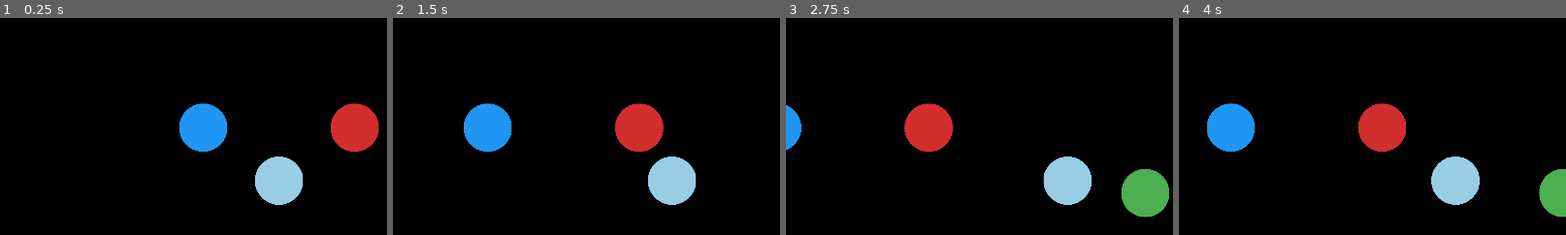
Above: before the commit, frames 1-4 (left to right).
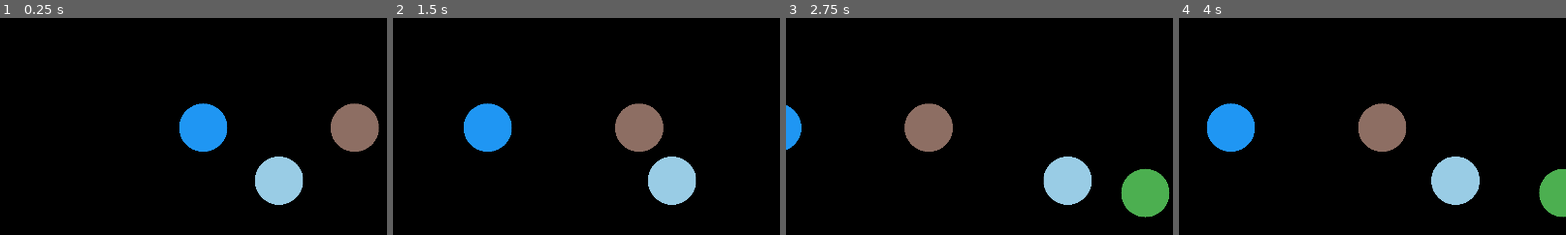
Above: after the commit, the same moments.

Repository: unfrgivn/wilds-of-cloverhollow
Game: Godot game, scene res://game/bootstrap/Main.tscn
Same seed, same stepped clock (60 frames per second), same inputs: the game is played once before the commit and once after it.
Inputs (mouse positions are % of the whole screen's width and height, from its top left):
- Up to frame 1 (0.25 s): no input
- Up to frame 2 (1.5 s): tap Enter at 0.5 s; move the mouse to (72, 45) at 0.52 s; hold D (move_right) 0.53-1.25 s; hold E (interact) 0.53-1.25 s; click (72, 45) at 0.67 s; drag from (30, 55) to (45, 70) at 1.27 s
- Up to frame 3 (2.75 s): move the mouse to (60, 28) at 2.02 s; hold D (move_right) from 2.03 s (still down); hold E (interact) from 2.03 s (still down)
- Up to frame 4 (4 s): release D (move_right) at 2.75 s; release E (interact) at 2.75 s; drag from (45, 70) to (20, 35) at 2.77 s; move the mouse to (80, 65) at 3.52 s; hold A (move_left) from 3.53 s (still down); hold E (interact) from 3.53 s (still down)
The pictures show only the part of the screen within x 14-64%, y 10-60%; the shares and areas given below are measured in that part.

The runs differ from the first frame. In frame 1, 2.2% of the frame differs, in the area x 85-98%, y 39-62%; in frame 2, 2.2%, in the area x 57-70%, y 39-62%; in frame 3, 2.2%; in frame 4, 2.2%.

Commit message:
Milestone 26: style-lock hero art pack

Diff:
--- /dev/null
+++ b/art/exports/models/buildings/facade_town_hall/facade_town_hall.tscn
@@ -0,0 +1,98 @@
+[gd_scene load_steps=17 format=3]
+
+[sub_resource type="BoxMesh" id="BoxMesh_vcrw1"]
+size = Vector3(14, 6, 6)
+
+[sub_resource type="StandardMaterial3D" id="StandardMaterial3D_5spa3"]
+specular_mode = 2
+albedo_color = Color(0.61960787, 0.61960787, 0.61960787, 1)
+
+[sub_resource type="BoxMesh" id="BoxMesh_6554q"]
+size = Vector3(14, 1.5, 6)
+
+[sub_resource type="StandardMaterial3D" id="StandardMaterial3D_t878u"]
+specular_mode = 2
+albedo_color = Color(0.827451, 0.18431373, 0.18431373, 1)
+
+[sub_resource type="BoxMesh" id="BoxMesh_n2jfa"]
+size = Vector3(2.8, 3.2, 0.5)
+
+[sub_resource type="StandardMaterial3D" id="StandardMaterial3D_jqyl5"]
+specular_mode = 2
+albedo_color = Color(0.3647059, 0.2509804, 0.21568628, 1)
+
+[sub_resource type="BoxMesh" id="BoxMesh_3x7nq"]
+size = Vector3(2.2, 2.2, 0.4)
+
+[sub_resource type="StandardMaterial3D" id="StandardMaterial3D_tfxfx"]
+specular_mode = 2
+albedo_color = Color(0.12941177, 0.5882353, 0.9529412, 1)
+
+[sub_resource type="BoxMesh" id="BoxMesh_yxavd"]
+size = Vector3(2.2, 2.2, 0.4)
+
+[sub_resource type="StandardMaterial3D" id="StandardMaterial3D_1o1q6"]
+specular_mode = 2
+albedo_color = Color(0.12941177, 0.5882353, 0.9529412, 1)
+
+[sub_resource type="BoxMesh" id="BoxMesh_sknlx"]
+size = Vector3(6.5, 0.8, 0.4)
+
+[sub_resource type="StandardMaterial3D" id="StandardMaterial3D_bo3om"]
+specular_mode = 2
+albedo_color = Color(1, 0.92156863, 0.23137255, 1)
+
+[sub_resource type="BoxMesh" id="BoxMesh_aagio"]
+size = Vector3(0.6, 3.2, 0.6)
+
+[sub_resource type="StandardMaterial3D" id="StandardMaterial3D_2ela4"]
+specular_mode = 2
+albedo_color = Color(0.7411765, 0.7411765, 0.7411765, 1)
+
+[sub_resource type="BoxMesh" id="BoxMesh_c02hv"]
+size = Vector3(0.6, 3.2, 0.6)
+
+[sub_resource type="StandardMaterial3D" id="StandardMaterial3D_rrfjq"]
+specular_mode = 2
+albedo_color = Color(0.7411765, 0.7411765, 0.7411765, 1)
+
+[node name="facade_town_hall" type="Node3D"]
+
+[node name="@MeshInstance3D@2" type="MeshInstance3D" parent="."]
+mesh = SubResource("BoxMesh_vcrw1")
+surface_material_override/0 = SubResource("StandardMaterial3D_5spa3")
+
+[node name="@MeshInstance3D@3" type="MeshInstance3D" parent="."]
+transform = Transform3D(1, 0, 0, 0, 1, 0, 0, 0, 1, 0, 3.75, 0)
+mesh = SubResource("BoxMesh_6554q")
+surface_material_override/0 = SubResource("StandardMaterial3D_t878u")
+
+[node name="@MeshInstance3D@4" type="MeshInstance3D" parent="."]
+transform = Transform3D(1, 0, 0, 0, 1, 0, 0, 0, 1, 0, -1.4, 3.25)
+mesh = SubResource("BoxMesh_n2jfa")
+surface_material_override/0 = SubResource("StandardMaterial3D_jqyl5")
+
+[node name="@MeshInstance3D@5" type="MeshInstance3D" parent="."]
+transform = Transform3D(1, 0, 0, 0, 1, 0, 0, 0, 1, -4.2, 0.6, 3.2)
+mesh = SubResource("BoxMesh_3x7nq")
+surface_material_override/0 = SubResource("StandardMaterial3D_tfxfx")
+
+[node name="@MeshInstance3D@6" type="MeshInstance3D" parent="."]
+transform = Transform3D(1, 0, 0, 0, 1, 0, 0, 0, 1, 4.2, 0.6, 3.2)
+mesh = SubResource("BoxMesh_yxavd")
+surface_material_override/0 = SubResource("StandardMaterial3D_1o1q6")
+
+[node name="@MeshInstance3D@7" type="MeshInstance3D" parent="."]
+transform = Transform3D(1, 0, 0, 0, 1, 0, 0, 0, 1, 0, 2.2, 3.2)
+mesh = SubResource("BoxMesh_sknlx")
+surface_material_override/0 = SubResource("StandardMaterial3D_bo3om")
+
+[node name="@MeshInstance3D@8" type="MeshInstance3D" parent="."]
+transform = Transform3D(1, 0, 0, 0, 1, 0, 0, 0, 1, -4.8, -0.2, 2.6)
+mesh = SubResource("BoxMesh_aagio")
+surface_material_override/0 = SubResource("StandardMaterial3D_2ela4")
+
+[node name="@MeshInstance3D@9" type="MeshInstance3D" parent="."]
+transform = Transform3D(1, 0, 0, 0, 1, 0, 0, 0, 1, 4.8, -0.2, 2.6)
+mesh = SubResource("BoxMesh_c02hv")
+surface_material_override/0 = SubResource("StandardMaterial3D_rrfjq")
--- /dev/null
+++ b/art/exports/models/props/fountain/fountain.tscn
@@ -0,0 +1,15 @@
+[gd_scene load_steps=3 format=3]
+
+[sub_resource type="SphereMesh" id="SphereMesh_5i544"]
+radius = 0.25
+
+[sub_resource type="StandardMaterial3D" id="StandardMaterial3D_s1vi5"]
+specular_mode = 2
+albedo_color = Color(0.12941177, 0.5882353, 0.9529412, 1)
+
+[node name="fountain" type="Node3D"]
+
+[node name="@MeshInstance3D@2" type="MeshInstance3D" parent="."]
+transform = Transform3D(1, 0, 0, 0, 1, 0, 0, 0, 1, 0, 1.35, 0)
+mesh = SubResource("SphereMesh_5i544")
+surface_material_override/0 = SubResource("StandardMaterial3D_s1vi5")
--- a/art/recipes/battle_backgrounds/cloverhollow/town_square.json
+++ b/art/recipes/battle_backgrounds/cloverhollow/town_square.json
@@ -4,7 +4,7 @@
   "biome": "cloverhollow",
   "colors": {
     "sky": "sky_day",
-    "ground": "grass_base",
-    "features": "stone_light"
+    "ground": "grass_shadow",
+    "features": "stone_highlight"
   }
 }
--- /dev/null
+++ b/art/recipes/buildings/cloverhollow/facade_town_hall.json
@@ -0,0 +1,14 @@
+{
+  "id": "facade_town_hall",
+  "type": "building_facade",
+  "parts": [
+    { "type": "box", "size": [14, 6, 6], "color": "stone_base" },
+    { "type": "box", "size": [14, 1.5, 6], "color": "roof_red", "pos": [0, 3.75, 0] },
+    { "type": "box", "size": [2.8, 3.2, 0.5], "color": "wood_dark", "pos": [0, -1.4, 3.25] },
+    { "type": "box", "size": [2.2, 2.2, 0.4], "color": "water_blue", "pos": [-4.2, 0.6, 3.2] },
+    { "type": "box", "size": [2.2, 2.2, 0.4], "color": "water_blue", "pos": [4.2, 0.6, 3.2] },
+    { "type": "box", "size": [6.5, 0.8, 0.4], "color": "flower_yellow", "pos": [0, 2.2, 3.2] },
+    { "type": "box", "size": [0.6, 3.2, 0.6], "color": "stone_highlight", "pos": [-4.8, -0.2, 2.6] },
+    { "type": "box", "size": [0.6, 3.2, 0.6], "color": "stone_highlight", "pos": [4.8, -0.2, 2.6] }
+  ]
+}
--- a/art/recipes/characters/enemy_slime.json
+++ b/art/recipes/characters/enemy_slime.json
@@ -1,9 +1,13 @@
 {
   "id": "enemy_slime",
   "type": "character",
+  "category": "enemy",
   "parts": [
-    { "type": "sphere", "radius": 0.5, "pos": [0, 0.5, 0], "scale": [1.2, 0.8, 1.2], "color": "grass_base" },
-    { "type": "sphere", "radius": 0.1, "pos": [0.2, 0.6, 0.4], "color": "stone_highlight" },
-    { "type": "sphere", "radius": 0.1, "pos": [-0.2, 0.6, 0.4], "color": "stone_highlight" }
+    { "type": "sphere", "radius": 0.55, "pos": [0, 0.45, 0], "scale": [1.3, 0.7, 1.2], "color": "grass_base" },
+    { "type": "sphere", "radius": 0.45, "pos": [0, 0.25, 0], "scale": [1.1, 0.6, 1.0], "color": "grass_shadow" },
+    { "type": "sphere", "radius": 0.12, "pos": [0.25, 0.65, 0.45], "color": "stone_highlight" },
+    { "type": "sphere", "radius": 0.12, "pos": [-0.25, 0.65, 0.45], "color": "stone_highlight" },
+    { "type": "box", "size": [0.35, 0.08, 0.08], "pos": [0, 0.45, 0.5], "color": "wood_dark" },
+    { "type": "sphere", "radius": 0.18, "pos": [0.0, 0.8, 0.1], "color": "stone_highlight" }
   ]
 }
--- a/art/recipes/characters/npc_mayor.json
+++ b/art/recipes/characters/npc_mayor.json
@@ -3,6 +3,11 @@
   "type": "character",
   "category": "character",
   "parts": [
-    { "type": "sphere", "radius": 0.5, "pos": [0, 0.5, 0], "scale": [1.05, 1.7, 1.05], "color": "roof_red" }
+    { "type": "sphere", "radius": 0.55, "pos": [0, 0.45, 0], "scale": [1.1, 1.4, 1.0], "color": "wood_base" },
+    { "type": "sphere", "radius": 0.28, "pos": [0, 1.35, 0], "color": "flower_white" },
+    { "type": "box", "size": [0.9, 0.2, 0.4], "pos": [0, 0.9, 0.4], "color": "wood_dark" },
+    { "type": "cylinder", "height": 0.1, "radius": 0.35, "pos": [0, 1.55, 0], "color": "roof_red" },
+    { "type": "cylinder", "height": 0.3, "radius": 0.22, "pos": [0, 1.75, 0], "color": "roof_red" },
+    { "type": "box", "size": [0.6, 0.1, 0.2], "pos": [0, 1.95, 0], "color": "wood_dark" }
   ]
 }
--- /dev/null
+++ b/art/recipes/props/cloverhollow/fountain.json
@@ -0,0 +1,11 @@
+{
+  "id": "fountain",
+  "type": "prop",
+  "parts": [
+    { "type": "cylinder", "height": 0.3, "radius": 1.4, "pos": [0, 0.15, 0], "color": "stone_base" },
+    { "type": "cylinder", "height": 0.2, "radius": 1.2, "pos": [0, 0.35, 0], "color": "stone_highlight" },
+    { "type": "cylinder", "height": 0.15, "radius": 1.0, "pos": [0, 0.48, 0], "color": "water_blue" },
+    { "type": "cylinder", "height": 0.9, "radius": 0.25, "pos": [0, 0.8, 0], "color": "stone_highlight" },
+    { "type": "sphere", "radius": 0.25, "pos": [0, 1.35, 0], "color": "water_blue" }
+  ]
+}
--- /dev/null
+++ b/game/assets/buildings/facade_town_hall.tscn
@@ -0,0 +1,98 @@
+[gd_scene load_steps=17 format=3]
+
+[sub_resource type="BoxMesh" id="BoxMesh_vcrw1"]
+size = Vector3(14, 6, 6)
+
+[sub_resource type="StandardMaterial3D" id="StandardMaterial3D_5spa3"]
+specular_mode = 2
+albedo_color = Color(0.61960787, 0.61960787, 0.61960787, 1)
+
+[sub_resource type="BoxMesh" id="BoxMesh_6554q"]
+size = Vector3(14, 1.5, 6)
+
+[sub_resource type="StandardMaterial3D" id="StandardMaterial3D_t878u"]
+specular_mode = 2
+albedo_color = Color(0.827451, 0.18431373, 0.18431373, 1)
+
+[sub_resource type="BoxMesh" id="BoxMesh_n2jfa"]
+size = Vector3(2.8, 3.2, 0.5)
+
+[sub_resource type="StandardMaterial3D" id="StandardMaterial3D_jqyl5"]
+specular_mode = 2
+albedo_color = Color(0.3647059, 0.2509804, 0.21568628, 1)
+
+[sub_resource type="BoxMesh" id="BoxMesh_3x7nq"]
+size = Vector3(2.2, 2.2, 0.4)
+
+[sub_resource type="StandardMaterial3D" id="StandardMaterial3D_tfxfx"]
+specular_mode = 2
+albedo_color = Color(0.12941177, 0.5882353, 0.9529412, 1)
+
+[sub_resource type="BoxMesh" id="BoxMesh_yxavd"]
+size = Vector3(2.2, 2.2, 0.4)
+
+[sub_resource type="StandardMaterial3D" id="StandardMaterial3D_1o1q6"]
+specular_mode = 2
+albedo_color = Color(0.12941177, 0.5882353, 0.9529412, 1)
+
+[sub_resource type="BoxMesh" id="BoxMesh_sknlx"]
+size = Vector3(6.5, 0.8, 0.4)
+
+[sub_resource type="StandardMaterial3D" id="StandardMaterial3D_bo3om"]
+specular_mode = 2
+albedo_color = Color(1, 0.92156863, 0.23137255, 1)
+
+[sub_resource type="BoxMesh" id="BoxMesh_aagio"]
+size = Vector3(0.6, 3.2, 0.6)
+
+[sub_resource type="StandardMaterial3D" id="StandardMaterial3D_2ela4"]
+specular_mode = 2
+albedo_color = Color(0.7411765, 0.7411765, 0.7411765, 1)
+
+[sub_resource type="BoxMesh" id="BoxMesh_c02hv"]
+size = Vector3(0.6, 3.2, 0.6)
+
+[sub_resource type="StandardMaterial3D" id="StandardMaterial3D_rrfjq"]
+specular_mode = 2
+albedo_color = Color(0.7411765, 0.7411765, 0.7411765, 1)
+
+[node name="facade_town_hall" type="Node3D"]
+
+[node name="@MeshInstance3D@2" type="MeshInstance3D" parent="."]
+mesh = SubResource("BoxMesh_vcrw1")
+surface_material_override/0 = SubResource("StandardMaterial3D_5spa3")
+
+[node name="@MeshInstance3D@3" type="MeshInstance3D" parent="."]
+transform = Transform3D(1, 0, 0, 0, 1, 0, 0, 0, 1, 0, 3.75, 0)
+mesh = SubResource("BoxMesh_6554q")
+surface_material_override/0 = SubResource("StandardMaterial3D_t878u")
+
+[node name="@MeshInstance3D@4" type="MeshInstance3D" parent="."]
+transform = Transform3D(1, 0, 0, 0, 1, 0, 0, 0, 1, 0, -1.4, 3.25)
+mesh = SubResource("BoxMesh_n2jfa")
+surface_material_override/0 = SubResource("StandardMaterial3D_jqyl5")
+
+[node name="@MeshInstance3D@5" type="MeshInstance3D" parent="."]
+transform = Transform3D(1, 0, 0, 0, 1, 0, 0, 0, 1, -4.2, 0.6, 3.2)
+mesh = SubResource("BoxMesh_3x7nq")
+surface_material_override/0 = SubResource("StandardMaterial3D_tfxfx")
+
+[node name="@MeshInstance3D@6" type="MeshInstance3D" parent="."]
+transform = Transform3D(1, 0, 0, 0, 1, 0, 0, 0, 1, 4.2, 0.6, 3.2)
+mesh = SubResource("BoxMesh_yxavd")
+surface_material_override/0 = SubResource("StandardMaterial3D_1o1q6")
+
+[node name="@MeshInstance3D@7" type="MeshInstance3D" parent="."]
+transform = Transform3D(1, 0, 0, 0, 1, 0, 0, 0, 1, 0, 2.2, 3.2)
+mesh = SubResource("BoxMesh_sknlx")
+surface_material_override/0 = SubResource("StandardMaterial3D_bo3om")
+
+[node name="@MeshInstance3D@8" type="MeshInstance3D" parent="."]
+transform = Transform3D(1, 0, 0, 0, 1, 0, 0, 0, 1, -4.8, -0.2, 2.6)
+mesh = SubResource("BoxMesh_aagio")
+surface_material_override/0 = SubResource("StandardMaterial3D_2ela4")
+
+[node name="@MeshInstance3D@9" type="MeshInstance3D" parent="."]
+transform = Transform3D(1, 0, 0, 0, 1, 0, 0, 0, 1, 4.8, -0.2, 2.6)
+mesh = SubResource("BoxMesh_c02hv")
+surface_material_override/0 = SubResource("StandardMaterial3D_rrfjq")
--- /dev/null
+++ b/game/assets/props/fountain.tscn
@@ -0,0 +1,15 @@
+[gd_scene load_steps=3 format=3]
+
+[sub_resource type="SphereMesh" id="SphereMesh_5i544"]
+radius = 0.25
+
+[sub_resource type="StandardMaterial3D" id="StandardMaterial3D_s1vi5"]
+specular_mode = 2
+albedo_color = Color(0.12941177, 0.5882353, 0.9529412, 1)
+
+[node name="fountain" type="Node3D"]
+
+[node name="@MeshInstance3D@2" type="MeshInstance3D" parent="."]
+transform = Transform3D(1, 0, 0, 0, 1, 0, 0, 0, 1, 0, 1.35, 0)
+mesh = SubResource("SphereMesh_5i544")
+surface_material_override/0 = SubResource("StandardMaterial3D_s1vi5")
--- a/game/scenes/areas/cloverhollow/Area_Cloverhollow_Town.tscn
+++ b/game/scenes/areas/cloverhollow/Area_Cloverhollow_Town.tscn
@@ -23,6 +23,8 @@
 [ext_resource type="PackedScene" path="res://game/assets/buildings/facade_library.tscn" id="21_facade_library"]
 [ext_resource type="PackedScene" path="res://game/assets/buildings/facade_cafe.tscn" id="22_facade_cafe"]
 [ext_resource type="PackedScene" path="res://game/assets/buildings/facade_clinic.tscn" id="23_facade_clinic"]
+[ext_resource type="PackedScene" path="res://game/assets/buildings/facade_town_hall.tscn" id="24_facade_town_hall"]
+[ext_resource type="PackedScene" path="res://game/assets/props/fountain.tscn" id="25_fountain"]
 
 [sub_resource type="NavigationMesh" id="NavigationMesh_1"]
 vertices = PackedVector3Array(-30, 0, -30, -30, 0, 30, 30, 0, 30, 30, 0, -30)
@@ -176,7 +178,7 @@
 [node name="School" type="StaticBody3D" parent="Buildings"]
 transform = Transform3D(1, 0, 0, 0, 1, 0, 0, 0, 1, 0, 3, -18)
 
-[node name="Facade" parent="Buildings/School" instance=ExtResource("19_facade_school")]
+[node name="Facade" parent="Buildings/School" instance=ExtResource("24_facade_town_hall")]
 
 [node name="CollisionShape3D" type="CollisionShape3D" parent="Buildings/School"]
 shape = SubResource("BoxShape3D_School")
@@ -220,6 +222,9 @@
 
 [node name="Rock" parent="Landmarks/ParkCenter" instance=ExtResource("16_rock")]
 transform = Transform3D(2, 0, 0, 0, 2, 0, 0, 0, 2, 0, 0, 0)
+
+[node name="Fountain" parent="Landmarks/ParkCenter" instance=ExtResource("25_fountain")]
+transform = Transform3D(1, 0, 0, 0, 1, 0, 0, 0, 1, 0, 0, 0)
 
 [node name="Bush1" parent="Landmarks/ParkCenter" instance=ExtResource("17_bush")]
 transform = Transform3D(1, 0, 0, 0, 1, 0, 0, 0, 1, 2, 0, 1)
--- /dev/null
+++ b/tests/scenarios/style_lock_smoke.json
@@ -0,0 +1,15 @@
+{
+  "id": "style_lock_smoke",
+  "start_scene": "res://game/scenes/areas/cloverhollow/Area_Cloverhollow_Town.tscn",
+  "seed": 2031,
+  "quit_after_frames": 900,
+  "actions": [
+    {"type": "wait_frames", "frames": 10},
+    {"type": "move_to", "x": 0.0, "z": -14.0, "tolerance": 0.6, "timeout_frames": 300},
+    {"type": "wait_frames", "frames": 20},
+    {"type": "capture_checkpoint", "label": "town_hall"},
+    {"type": "move_to", "x": 15.0, "z": 5.0, "tolerance": 0.6, "timeout_frames": 300},
+    {"type": "wait_frames", "frames": 20},
+    {"type": "capture_checkpoint", "label": "fountain"}
+  ]
+}
Binary file changed: game/assets/battle_backgrounds/cloverhollow/town_square/bg.png
Binary file added: game/assets/sprites/characters/npc_mayor/npc_mayor_battle_attack_L.png
Binary file added: game/assets/sprites/characters/npc_mayor/npc_mayor_battle_attack_R.png
Binary file added: game/assets/sprites/characters/npc_mayor/npc_mayor_battle_hurt_L.png
Binary file added: game/assets/sprites/characters/npc_mayor/npc_mayor_battle_hurt_R.png
Binary file changed: game/assets/sprites/characters/npc_mayor/npc_mayor_battle_idle_L.png
Binary file changed: game/assets/sprites/characters/npc_mayor/npc_mayor_battle_idle_R.png
Binary file changed: game/assets/sprites/characters/npc_mayor/npc_mayor_idle_E.png
Binary file changed: game/assets/sprites/characters/npc_mayor/npc_mayor_idle_N.png
Binary file changed: game/assets/sprites/characters/npc_mayor/npc_mayor_idle_NE.png
Binary file changed: game/assets/sprites/characters/npc_mayor/npc_mayor_idle_NW.png
Binary file changed: game/assets/sprites/characters/npc_mayor/npc_mayor_idle_S.png
(and 34 more such lines)
